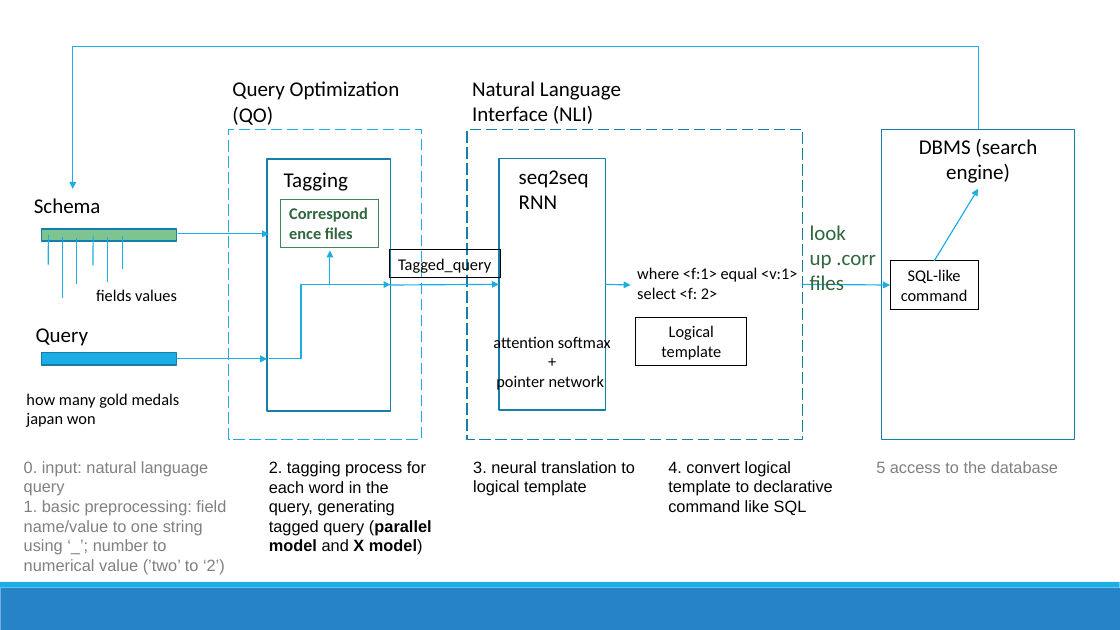
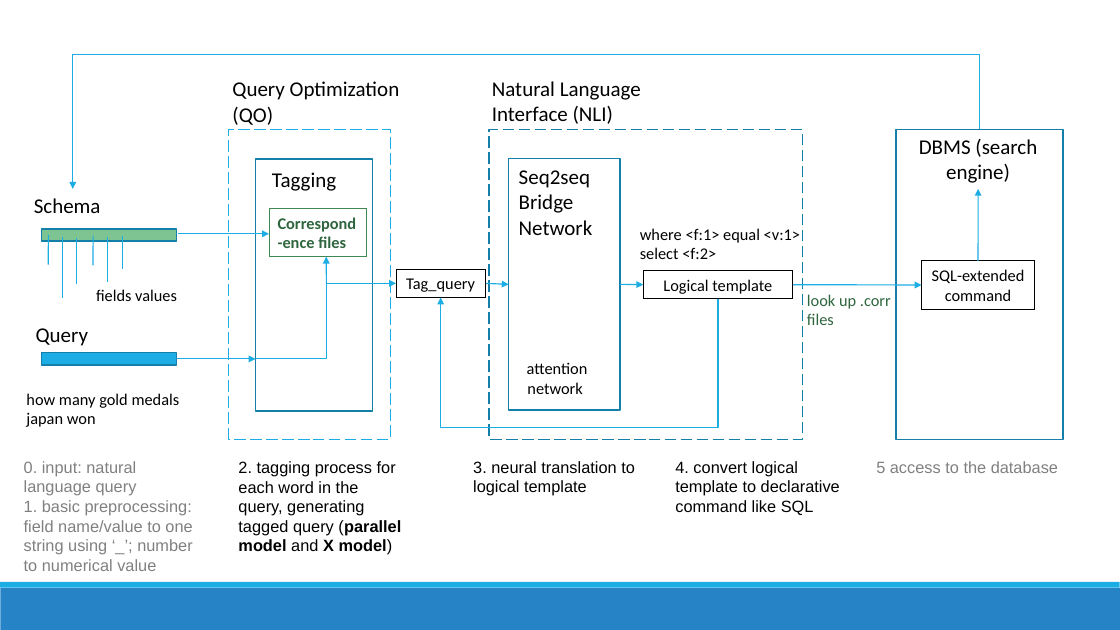
Before and after one commit to richardxiong/dnnQuery, a slide deck: slide 2 of dnnQuery2.pptx. Drawn at 1120x630 pixels with LibreOffice and Linux fonts; fonts in the diff are those of the drawing. Boxes give left, top, right and bottom in pixels: in the first picture for what was removed or moved away, otherwise in the second. Text is boxed around its words. In the diff, an @@ line names an element or a change of style, - is before the commit and + after.

```diff
--- a/dnnQuery2.pptx
+++ b/dnnQuery2.pptx
@@ elbow arrow (980, 129) - (73, 189): route changed @@
@@ text "Natural Language Interface (NLI)": place and size @@
-text "Natural Language Interface (NLI)" at (472, 81, 621, 124)
+text "Natural Language Interface (NLI)" at (492, 81, 641, 124)
@@ rectangle: place and size @@
-rectangle at (229, 129, 422, 439)
+rectangle at (229, 129, 391, 439)
@@ rectangle: place and size @@
-rectangle at (467, 129, 803, 439)
+rectangle at (489, 129, 802, 439)
@@ rectangle: place and size @@
-rectangle at (882, 129, 1075, 439)
+rectangle at (897, 129, 1064, 439)
@@ rectangle: place and size @@
-rectangle at (267, 159, 391, 411)
+rectangle at (255, 159, 372, 411)
@@ text "Tagging": place and size @@
-text "Tagging" at (284, 172, 348, 191)
+text "Tagging" at (272, 172, 336, 191)
@@ rectangle: place and size @@
-rectangle at (499, 159, 606, 411)
+rectangle at (509, 159, 620, 411)
@@ text at (519, 170, 593, 235): text changed @@
-seq2seq RNN
+Seq2seq Bridge Network
@@ rectangle "Correspond-ence files": place and size @@
-rectangle "Correspond-ence files" at (281, 199, 378, 247)
+rectangle "Correspond-ence files" at (270, 208, 367, 256)
@@ arrow moved from (934, 261) - (978, 189) to (978, 261) - (978, 189) @@
@@ text in rectangle at (278, 217, 357, 248): text changed @@
-Correspondence files
+Correspond-ence files
@@ text at (640, 228, 800, 259): spaces changed @@
-where <f:1> equal <v:1> select <f: 2>
+where <f:1> equal <v:1> select <f:2>
@@ arrow moved from (330, 284) - (330, 250) to (327, 284) - (326, 257) @@
@@ rectangle "SQL-extended command": place and size @@
-rectangle "SQL-extended command" at (891, 261, 979, 309)
+rectangle "SQL-extended command" at (922, 261, 1034, 309)
@@ text in rectangle at (932, 269, 1025, 301): text changed @@
-SQL-like command
+SQL-extended command
@@ elbow arrow moved from (270, 359) - (391, 285) to (256, 359) - (396, 283) @@
@@ rectangle "Tag_query": place and size @@
-rectangle "Tag_query" at (389, 250, 500, 278)
+rectangle "Tag_query" at (396, 270, 485, 298)
@@ text in rectangle at (406, 278, 475, 292): text changed @@
-Tagged_query
+Tag_query
@@ elbow arrow added from (718, 299) to (441, 297), #1CADE4 1 pt @@
@@ arrow moved from (391, 285) - (499, 285) to (486, 283) - (509, 285) @@
@@ arrow moved from (606, 285) - (631, 285) to (620, 285) - (644, 285) @@
@@ rectangle "Logical template": place and size @@
-rectangle "Logical template" at (636, 317, 747, 365)
+rectangle "Logical template" at (644, 271, 793, 299)
@@ arrow moved from (803, 285) - (891, 285) to (793, 285) - (922, 285) @@
@@ text "look up .corr files": place and size @@
-text "look up .corr files" at (810, 225, 876, 290)
+text "look up .corr files" at (807, 294, 891, 325)
@@ text "look up .corr files" at (807, 294, 891, 325): size 18 to 14 pt @@
@@ arrow moved from (176, 359) - (267, 359) to (176, 359) - (255, 359) @@
@@ text at (527, 362, 588, 394): text changed @@
-attention softmax
-+
-pointer network
+attention network
@@ text "2. tagging process for each ...": place and size @@
-text "2. tagging process for each ..." at (269, 461, 432, 555)
+text "2. tagging process for each ..." at (238, 461, 401, 555)
@@ text "4. convert logical template to ...": place and size @@
-text "4. convert logical template to ..." at (668, 461, 833, 515)
+text "4. convert logical template to ..." at (675, 461, 840, 515)
@@ text at (24, 500, 192, 571): text changed @@
-1. basic preprocessing: field name/value to one string using ‘_’; number to numerical value (’two’ to ‘2’)
+1. basic preprocessing: field name/value to one string using ‘_’; number to numerical value
```
Also in this commit, not shown: 1 other slide changed, 2 slides added, 2 other files.
